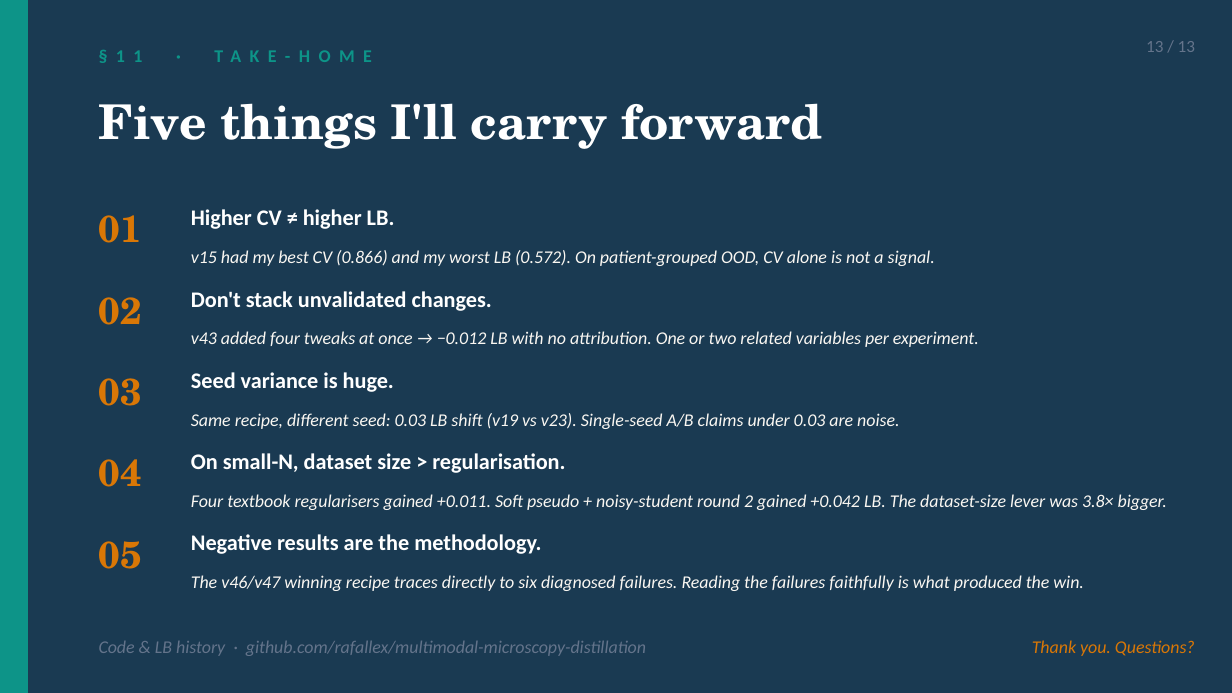
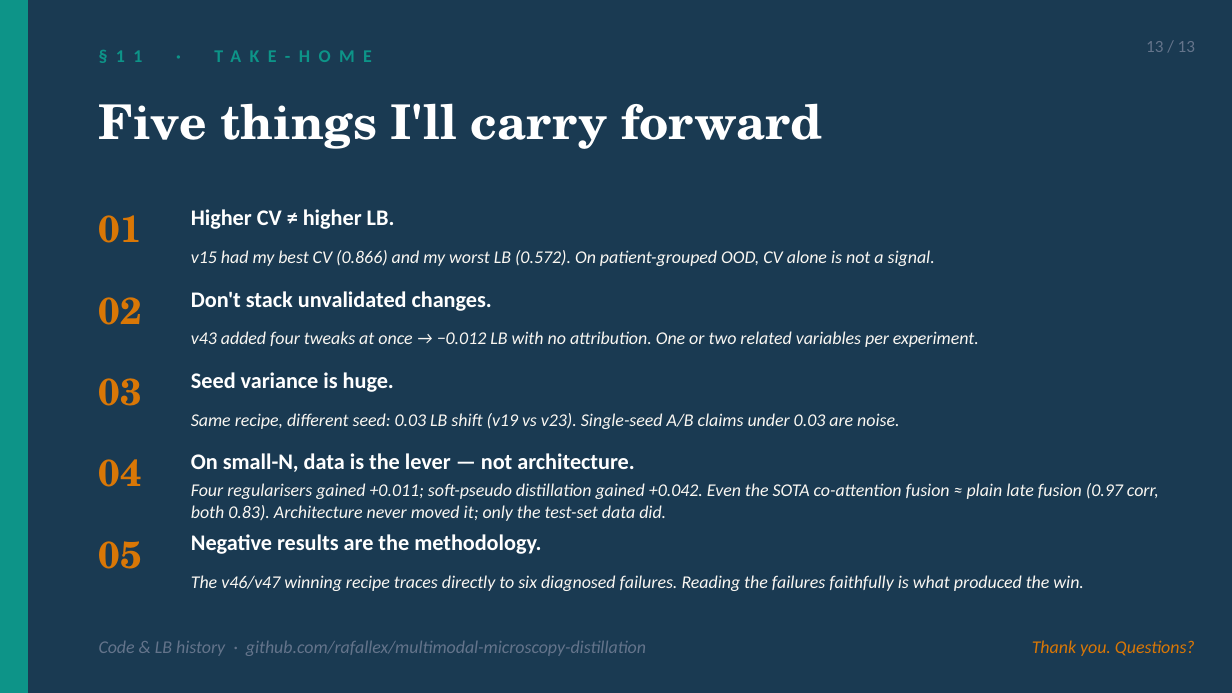
Before and after one commit to rafallex/multimodal-microscopy-distillation, a slide deck: slide 13 of presentation/A3_cancer_challenge_claude.pptx. Drawn at 1232x693 pixels with LibreOffice and Linux fonts; fonts in the diff are those of the drawing. Boxes give left, top, right and bottom in pixels: in the first picture for what was removed or moved away, otherwise in the second. Text is boxed around its words. In the diff, an @@ line names an element or a change of style, - is before the commit and + after.

```diff
--- a/presentation/A3_cancer_challenge_claude.pptx
+++ b/presentation/A3_cancer_challenge_claude.pptx
@@ text at <box>191,453,634,472</box>: text changed @@
-On small-N, dataset size > regularisation.
+On small-N, data is the lever — not architecture.
@@ text at <box>191,483,1159,521</box>: text changed @@
-Four textbook regularisers gained +0.011. Soft pseudo + noisy-student round 2 gained +0.042 LB. The dataset-size lever was 3.8× bigger.
+Four regularisers gained +0.011; soft-pseudo distillation gained +0.042. Even the SOTA co-attention fusion ≈ plain late fusion (0.97 corr, both 0.83). Architecture never moved it; only the test-set data did.
```
Also in this commit, not shown: 2 other files.
